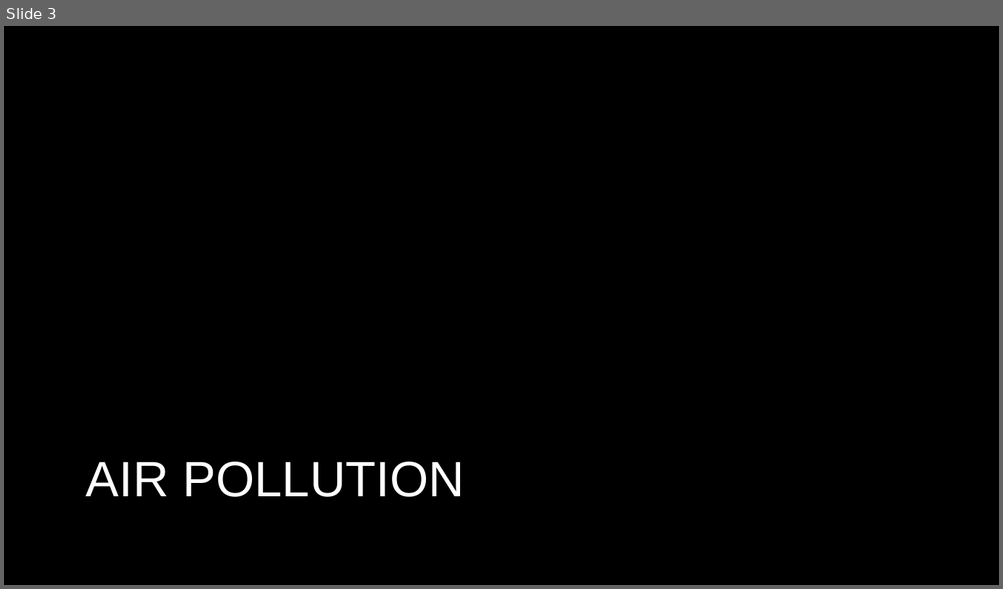
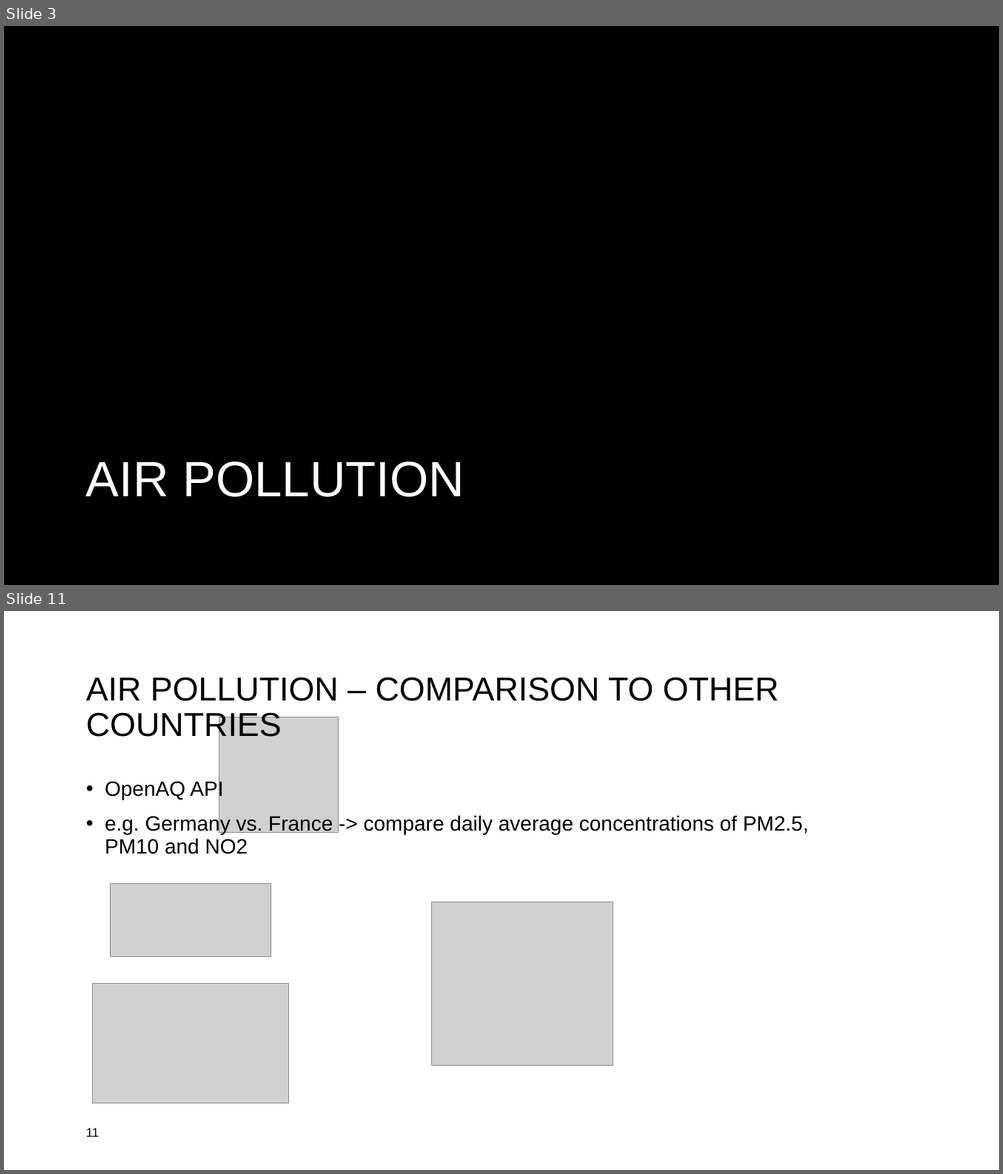
Before and after one commit to lennartklose96/DataScienceProject, a slide deck: Data-Science-Project2Präsi.pptx. Shown one above the other, each under a label of ours: slide 3 before the commit, slides 3 and 11 after it; the slides between them are not shown. The pictures are 1003x589 and 1003x1174 pixels, drawn with LibreOffice and Linux fonts; fonts in the diff are those of the drawing; grey boxes stand for pictures; background and template pictures are left out. Boxes give left, top, right and bottom in pixels: in the first picture for what was removed or moved away, otherwise in the second. Text is boxed around its words. In the diff, an @@ line names an element or a change of style, - is before the commit and + after.

Commit message:
added data from France & updated powerpoint

```diff
--- a/Data-Science-Project2Präsi.pptx
+++ b/Data-Science-Project2Präsi.pptx
@@ slide 11 added at (4, 611, 999, 1170), background #FFFFFF @@
@@ title added at (86, 677, 779, 743), 32 pt, text #000000 @@
+AIR POLLUTION – COMPARISON TO OTHER COUNTRIES
@@ picture added at (219, 718, 338, 833) @@
@@ text added at (105, 780, 808, 854), 20 pt, text #000000 @@
+• OpenAQ API
+• e.g. Germany vs. France -> compare daily average concentrations of PM2.5, PM10 and NO2
@@ picture added at (110, 883, 271, 957) @@
@@ picture added at (432, 902, 614, 1066) @@
@@ picture added at (92, 984, 289, 1103) @@
@@ page number added at (86, 1128, 99, 1137), 12 pt, text #000000 @@
+11
```
Also in this commit, not shown: 7 slides changed, 3 other slides added, 6 other files.
